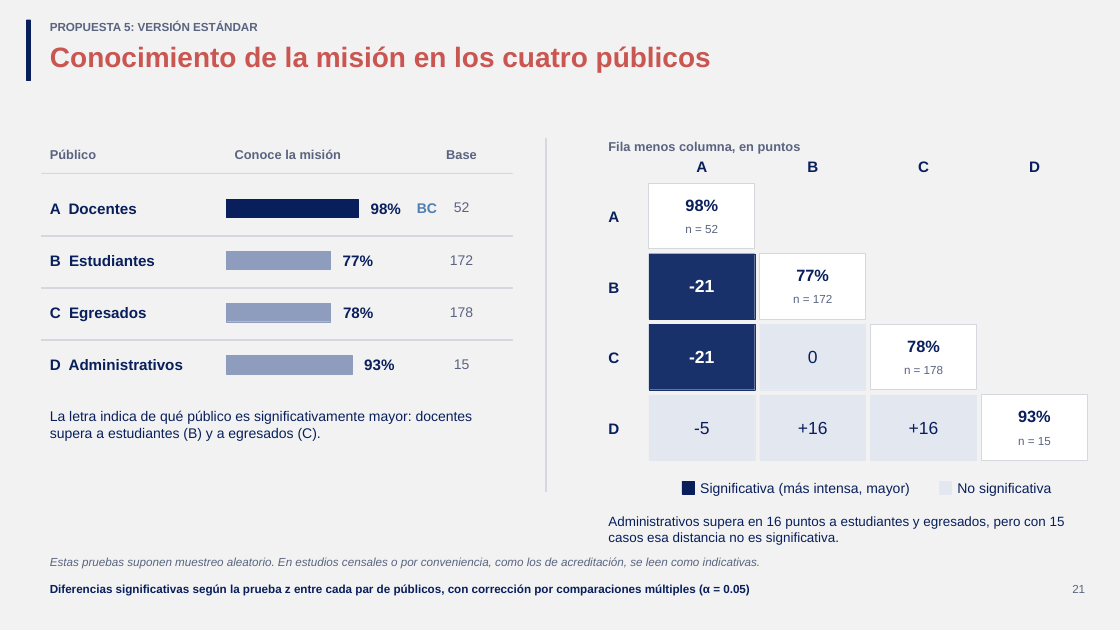
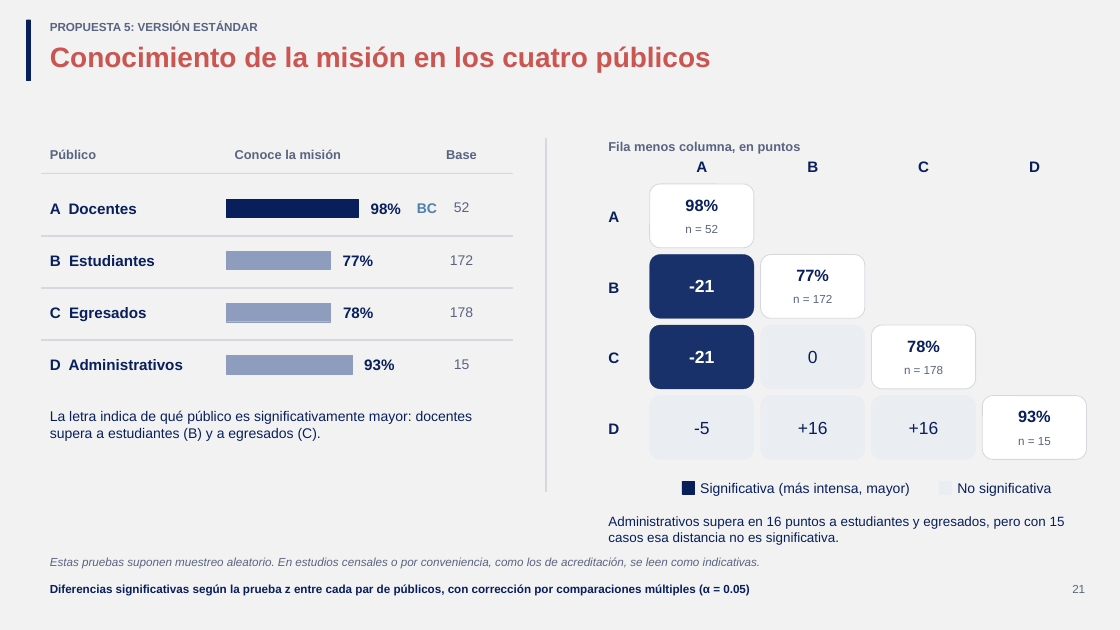
Before and after one commit to GonzaloAlmendariz/prosecnur-app, a slide deck: slide 21 of docs/qa/motor-ppt-2026-10-06/4-recetario/propuestas-rescatables.pptx. Drawn at 1120x630 pixels with LibreOffice and Linux fonts; fonts in the diff are those of the drawing; background and template pictures are left out. Boxes give left, top, right and bottom in pixels: in the first picture for what was removed or moved away, otherwise in the second. Text is boxed around its words. In the diff, an @@ line names an element or a change of style, - is before the commit and + after.

```diff
--- a/docs/qa/motor-ppt-2026-10-06/4-recetario/propuestas-rescatables.pptx
+++ b/docs/qa/motor-ppt-2026-10-06/4-recetario/propuestas-rescatables.pptx
@@ rectangle to rounded rectangle in 6 elements at [872,325,976,389], [983,396,1087,460], [760,255,865,318], [650,184,755,248], [650,255,755,318], [650,325,755,389] @@
@@ rectangle to rounded rectangle; fill #E3E7EF to #EAEDF2; outline #E3E7EF 0.25 pt to #EAEDF2 0.25 pt in 4 elements at [872,396,976,460], [760,325,865,389], [760,396,865,460], [650,396,755,460] @@
```
Also in this commit, not shown: 6 other slides changed, 2 other files.
